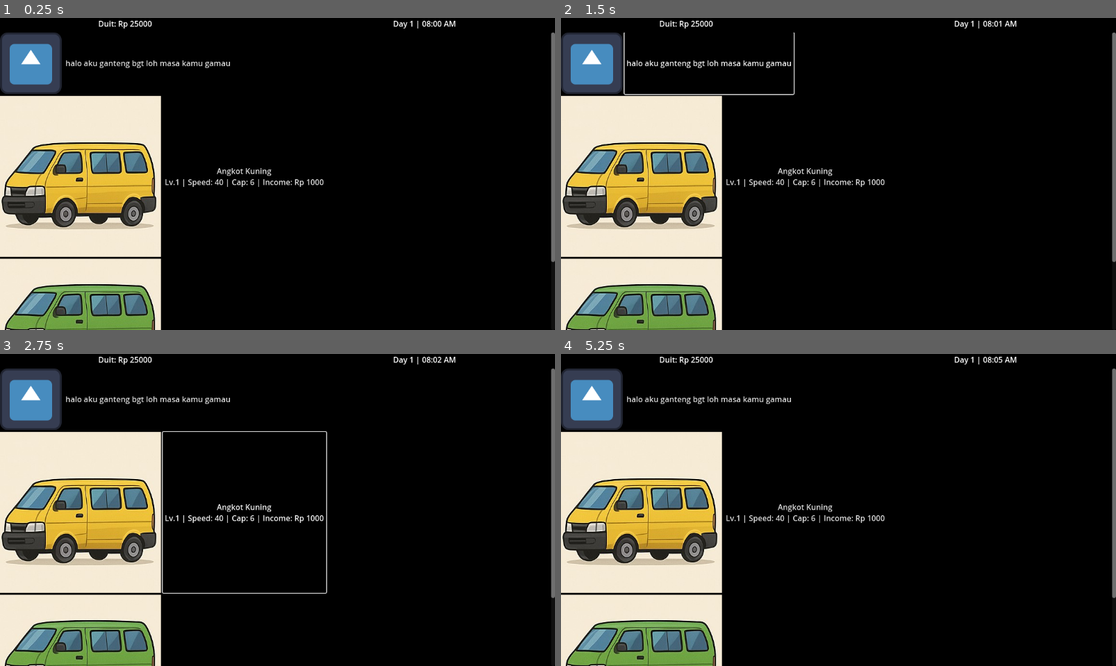
Above: before the commit, frames 1-4 (two rows, left to right).
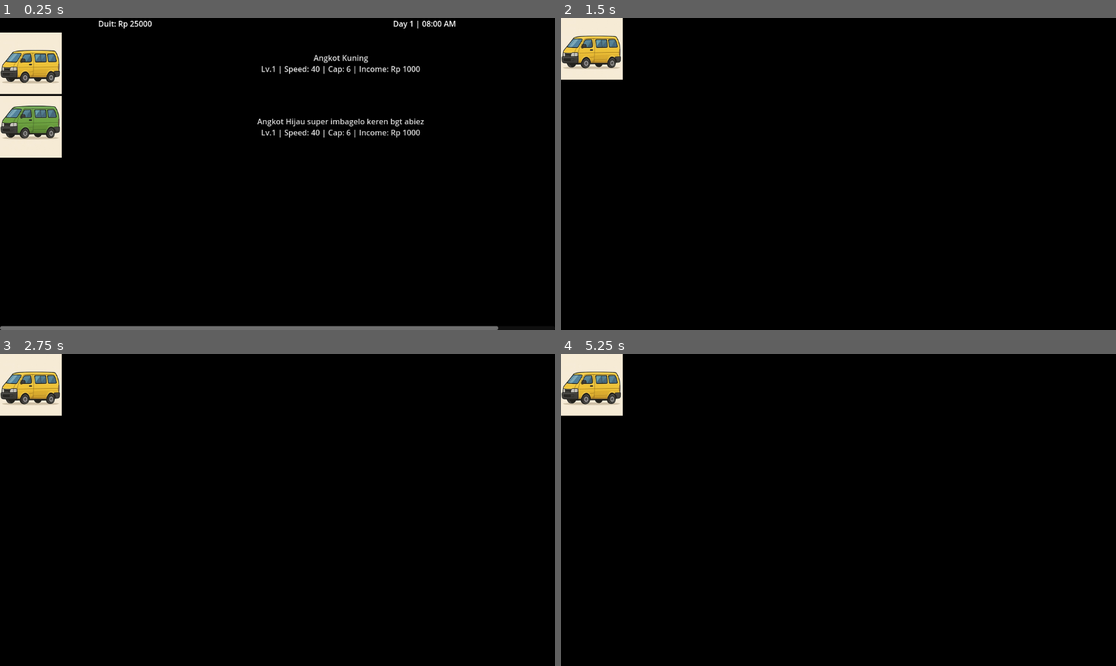
Above: after the commit, the same moments.

Repository: murifq/individual-game-jam
Game: Godot game, scene res://scenes/MainUI/MainUI.tscn
Two runs of this game, one before a commit and one after it. Both use one fixed random seed, a clock stepped at 60 frames per second and the inputs below. Before the commit the project has no main scene; this scene is started directly in both runs. The engine's default icon, where the game draws it, is replaced by a stand-in: a white triangle on a blue panel in a dark square.
Inputs (mouse positions are in pixels of both pictures, inside the frame that each line leads up to):
- Up to frame 1 (0.25 s): no input
- Up to frame 2 (1.5 s): click (594, 64) at 0.52 s; click (710, 64) at 1.25 s, where only the run before the commit has a clickable "halo aku ganteng bgt loh masa…"
- Up to frame 3 (2.75 s): click (244, 513) at 2 s, where only the run before the commit has a clickable "Angkot Kuning Lv.1 | Speed: 4…"
- Up to frame 4 (5.25 s): click (594, 400) at 2.77 s; click (710, 400) at 3.5 s, where only the run before the commit has a clickable "halo aku ganteng bgt loh masa…"; click (805, 513) at 4.25 s, where only the run before the commit has a clickable "Angkot Kuning Lv.1 | Speed: 4…"; click (594, 400) at 5.02 s

The runs differ from the first frame. In frame 1, 26% of the frame differs, in the area x 0-100%, y 4-100%; in frame 2, 26%; in frame 3, 26%, in the area x 0-100%, y 0-100%; in frame 4, 25%.

Commit message:
fix main ui so each angkot item clicked will directed into another scene

Diff:
--- a/project.godot
+++ b/project.godot
@@ -11,6 +11,7 @@
 [application]
 
 config/name="JuraganAngkot"
+run/main_scene="res://scenes/MainUI/MainUI.tscn"
 config/features=PackedStringArray("4.3", "GL Compatibility")
 config/icon="res://icon.svg"
 
--- /dev/null
+++ b/scenes/MainUI/AngkotDetail.tscn
@@ -0,0 +1,19 @@
+[gd_scene load_steps=3 format=3 uid="uid://s3rywcwdhtn1"]
+
+[ext_resource type="Script" path="res://scripts/MainUI/angkot_detail.gd" id="1_d53li"]
+[ext_resource type="Texture2D" uid="uid://dhr1hbu3sgl8j" path="res://assets/AngkotHijau.png" id="1_pev3s"]
+
+[node name="DetailAngkot" type="ColorRect"]
+anchors_preset = 15
+anchor_right = 1.0
+anchor_bottom = 1.0
+grow_horizontal = 2
+grow_vertical = 2
+color = Color(0, 0, 0, 1)
+script = ExtResource("1_d53li")
+
+[node name="AngkotImage" type="TextureRect" parent="."]
+layout_mode = 0
+offset_right = 128.0
+offset_bottom = 128.0
+texture = ExtResource("1_pev3s")
--- a/scenes/MainUI/MainUI.tscn
+++ b/scenes/MainUI/MainUI.tscn
@@ -1,7 +1,7 @@
 [gd_scene load_steps=4 format=3 uid="uid://d1dxhlx0pw8bv"]
 
 [ext_resource type="Script" path="res://scripts/MainUI/main_ui.gd" id="1_6gwic"]
-[ext_resource type="Texture2D" uid="uid://qshjgrdlppys" path="res://icon.svg" id="2_6emwj"]
+[ext_resource type="Texture2D" uid="uid://dhr1hbu3sgl8j" path="res://assets/AngkotHijau.png" id="2_ciema"]
 [ext_resource type="Script" path="res://scripts/time/time_manager.gd" id="2_ldgwc"]
 
 [node name="MainUI" type="ColorRect" groups=["time_display"]]
@@ -14,12 +14,14 @@
 size_flags_vertical = 3
 color = Color(0, 0, 0, 1)
 script = ExtResource("1_6gwic")
-metadata/_edit_use_anchors_ = true
 
 [node name="VBoxContainer" type="VBoxContainer" parent="."]
-layout_mode = 2
-offset_right = 1152.0
-offset_bottom = 648.0
+layout_mode = 1
+anchors_preset = 15
+anchor_right = 1.0
+anchor_bottom = 1.0
+grow_horizontal = 2
+grow_vertical = 2
 
 [node name="HBoxContainer" type="HBoxContainer" parent="VBoxContainer"]
 layout_mode = 2
@@ -34,9 +36,12 @@
 text = "halo"
 
 [node name="MarginContainer" type="MarginContainer" parent="."]
-layout_mode = 2
-offset_right = 1152.0
-offset_bottom = 648.0
+layout_mode = 1
+anchors_preset = 15
+anchor_right = 1.0
+anchor_bottom = 1.0
+grow_horizontal = 2
+grow_vertical = 2
 theme_override_constants/margin_top = 30
 
 [node name="ScrollContainer" type="ScrollContainer" parent="MarginContainer"]
@@ -45,15 +50,18 @@
 [node name="AngkotList" type="VBoxContainer" parent="MarginContainer/ScrollContainer"]
 layout_mode = 2
 size_flags_horizontal = 3
+size_flags_vertical = 3
 
 [node name="AngkotItem" type="HBoxContainer" parent="MarginContainer/ScrollContainer/AngkotList"]
 layout_mode = 2
 
 [node name="AngkotImage" type="TextureButton" parent="MarginContainer/ScrollContainer/AngkotList/AngkotItem"]
+custom_minimum_size = Vector2(128, 128)
 layout_mode = 2
-texture_normal = ExtResource("2_6emwj")
+texture_normal = ExtResource("2_ciema")
 
 [node name="AngkotLabel" type="Button" parent="MarginContainer/ScrollContainer/AngkotList/AngkotItem"]
+custom_minimum_size = Vector2(1152, 128)
 layout_mode = 2
 text = "halo aku ganteng bgt loh masa kamu gamau"
 flat = true
--- /dev/null
+++ b/scenes/components/InformationBar.tscn
@@ -0,0 +1,28 @@
+[gd_scene load_steps=3 format=3 uid="uid://c6243b85k6e7"]
+
+[ext_resource type="Script" path="res://scripts/components/information_bar.gd" id="1_30qm0"]
+[ext_resource type="Script" path="res://scripts/time/time_manager.gd" id="2_jcqvt"]
+
+[node name="InformationBar" type="HBoxContainer" groups=["time_display"]]
+custom_minimum_size = Vector2(0, 23)
+anchors_preset = 10
+anchor_right = 1.0
+grow_horizontal = 2
+theme_override_constants/separation = 500
+alignment = 1
+script = ExtResource("1_30qm0")
+
+[node name="LabelMoney" type="Label" parent="."]
+layout_mode = 2
+
+[node name="LabelTimer" type="Label" parent="."]
+layout_mode = 2
+text = "halo"
+
+[node name="TimeManager" type="Node" parent="." groups=["time_display"]]
+script = ExtResource("2_jcqvt")
+
+[node name="Timer" type="Timer" parent="TimeManager"]
+autostart = true
+
+[connection signal="timeout" from="TimeManager/Timer" to="TimeManager" method="_on_timer_timeout"]
--- /dev/null
+++ b/scripts/MainUI/angkot_detail.gd
@@ -0,0 +1,12 @@
+extends ColorRect
+
+@onready var angkot_image = $AngkotImage  # Reference to the TextureRect node
+
+func _ready():
+	# Get the selected Angkot from Global
+	var angkot = Global.selected_angkot
+	if angkot:
+		# Load the Angkot image and set it to the TextureRect
+		angkot_image.set_texture(load(angkot.image_path))
+	else:
+		print("No Angkot selected!")
--- a/scripts/MainUI/main_ui.gd
+++ b/scripts/MainUI/main_ui.gd
@@ -15,7 +15,7 @@
 
 	 #Clear existing items except templates
 	for child in angkot_list.get_children():
-		if child != angkot_item_template:
+		#if child != angkot_item_template:
 			child.queue_free()
 
 	# Hide the template button
@@ -26,9 +26,12 @@
 		# Duplicate the AngkotButton template
 		var angkot_item = angkot_item_template.duplicate()
 		#button.visible = true
-
+		# Set size constraints
+		angkot_item.size_flags_horizontal = Control.SIZE_EXPAND_FILL
+		angkot_item.size_flags_vertical = Control.SIZE_SHRINK_CENTER
 		# Update the content inside the button
 		var AngkotImage = angkot_item.get_node("AngkotImage")
+
 		#var color_rect = angkot_item.get_node("AngkotItemColored")
 		var AngkotLabel = angkot_item.get_node("AngkotLabel")
 
@@ -44,12 +47,16 @@
 		# Add texture (optional if you want to add an image)
 		var texture_rect = angkot_item.get_node("AngkotImage")
 		texture_rect.set_texture_normal(load(angkot.image_path))
+		#texture_rect.rect_min_size = Vector2(128, 128)  # Set image size to 128x128
 		print(texture_rect.get_texture_normal())
 		#print(texture_rect.set_texture_normal())
 		#texture_rect.texture = load(angkot.image_path)
 
 		# Connect the button's pressed signal to navigate to AngkotDetail
-		#button.pressed.connect(self._on_angkot_button_pressed)
+# Connect the button's pressed signal to navigate to AngkotDetail
+		AngkotLabel.pressed.connect(self._on_angkot_button_pressed.bind(angkot))
+		AngkotImage.pressed.connect(self._on_angkot_button_pressed.bind(angkot))
+
 		#print(angkot is Angkot)
 		# Add the button to the AngkotList
 		angkot_list.add_child(angkot_item)
@@ -58,10 +65,10 @@
 	label_timer.text = "%s | %s" % [Global.get_day_string(), Global.get_time_string()]
 
 # Handle button press
-func _on_angkot_button_pressed():
-	# Store the selected angkot in Global
-	#Global.selected_angkot = angkot
-	print("Hello")
+func _on_angkot_button_pressed(angkot: Angkot):
+	# Store the selected Angkot in Global
+	Global.selected_angkot = angkot
+	print("Angkot selected:", angkot.name)
 
 	# Change to the AngkotDetail scene
-	#get_tree().change_scene("res://scenes/AngkotDetail/AngkotDetail.tscn")
+	get_tree().change_scene_to_file("res://scenes/MainUI/AngkotDetail.tscn")
--- /dev/null
+++ b/scripts/components/information_bar.gd
@@ -0,0 +1,6 @@
+extends HBoxContainer
+@onready var label_timer = $VBoxContainer/HBoxContainer/LabelTimer
+
+
+func update_time_display():
+	label_timer.text = "%s | %s" % [Global.get_day_string(), Global.get_time_string()]
--- a/scripts/global/Global.gd
+++ b/scripts/global/Global.gd
@@ -8,6 +8,7 @@
 var game_hours: int = 8  # Start at 8 AM
 var game_days: int = 1
 var is_paused: bool = false
+var selected_angkot: Angkot = null
 
 func reset_game():
 	money = 25000
@@ -36,6 +37,8 @@
 	angkots.append(a2)
 
 
+
+
 # Format time as HH:MM
 func get_time_string() -> String:
 	var am_pm = "AM" if game_hours < 12 else "PM"
Binary file changed: assets/AngkotHijau.png
Binary file changed: assets/AngkotKuning.png
Not shown, changed: assets/AngkotKuning.png.import
